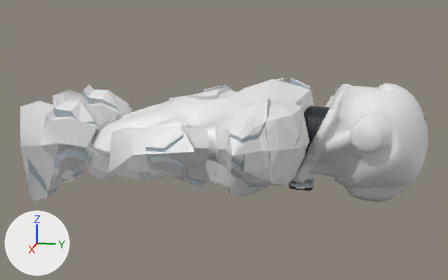
The Blender file docs/art/armor_rework/thunder.blend: old version first, new version second.
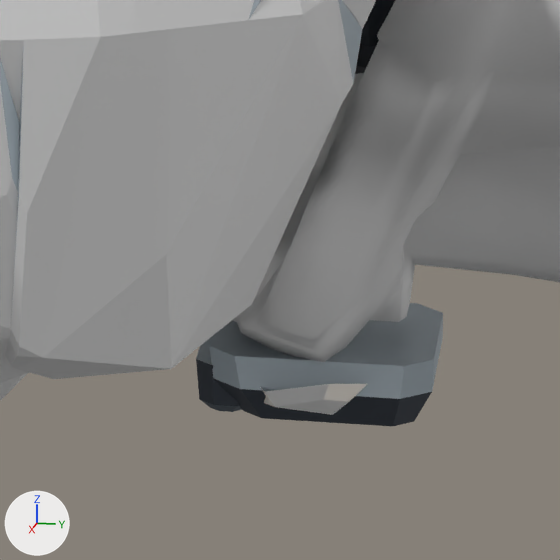
Each version is shown whole from a 50 mm lens placed at (2.943, 1.553, 0.688), pointed at (0.001, 0.965, -0.047), then close up on the part from 60% to 73% of the width and 52% to 73% of the height. The axes (+X, +Y, +Z) are drawn at lower left. The lights are the same throughout. The older version's two pictures come first.

In view in the first close-up: 'ArmorBody_06', 'ArmorHead_06'.
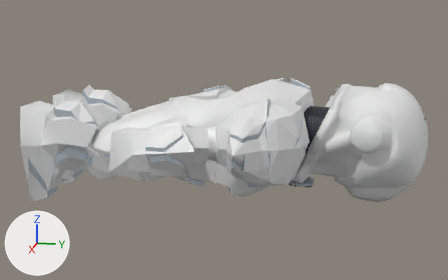
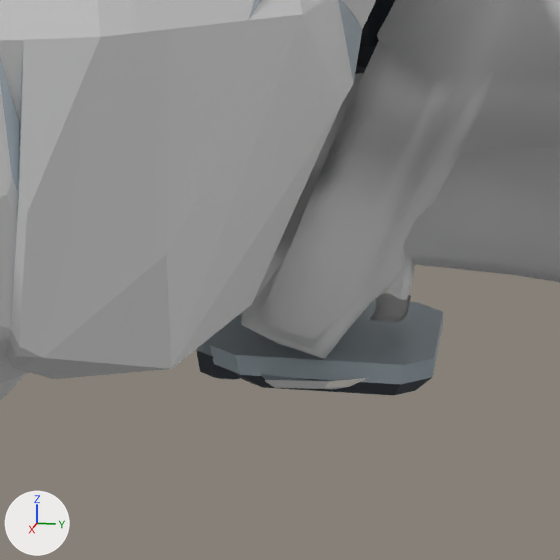
What differs and where, as boxes [x1, y1, x2, y2] in the close-ups (560 x 560 px; the box of a moved part takes in the faces that stretch with it):
'ArmorHead_06', reshaped: before [196, 0, 560, 426]; after [196, 0, 560, 395]
part 1 of me_thunder_sw2_fitted_head, moved or reshaped: before [209, 303, 443, 426]; after [209, 300, 443, 395]
part 2 of me_thunder_sw2_fitted_head, moved or reshaped: before [196, 337, 242, 412]; after [196, 337, 240, 380]
part 3 of me_thunder_sw2_fitted_head, moved or reshaped: before [260, 384, 367, 415]; after [261, 374, 367, 389]
part 4 of me_thunder_sw2_fitted_head, moved or reshaped (mostly hidden afterwards): before [232, 259, 415, 362]; after [241, 259, 415, 357]

The edits, one by one:
me_thunder_sw2_fitted_head has 3735 vertices, 5146 faces and spans x -0.286..0.286, y 1.18..1.933, z -0.321..0.256.
me_thunder_sw2_fitted_head is used by ob_armorhead_06; location (0.0, 0.0, 0.0).
me_thunder_sw2_fitted_head part 1: the loose piece of 48 vertices spanning x -0.06..0.06, y 1.301..1.414, z -0.273..-0.234 is scaled about its middle by (1, 1, 0.545), then moved by (0.0, 0.0, 0.009).
me_thunder_sw2_fitted_head part 2: the loose piece of 24 vertices spanning x -0.044..0.044, y 1.294..1.328, z -0.271..-0.243 is scaled about its middle by (1, 1, 0.545), then moved by (0.0, 0.0, 0.011).
me_thunder_sw2_fitted_head part 3: the loose piece of 10 vertices spanning x 0.039..0.086, y 1.323..1.383, z -0.263..-0.236 is scaled about its middle by (1, 1, 0.545), then moved by (0.0, 0.0, 0.007).
me_thunder_sw2_fitted_head part 4: 96 of 3735 vertices moved; they spanned x -0.055..0.055, y 1.294..1.4, z -0.256..-0.207 and now span x -0.055..0.055, y 1.294..1.4, z -0.231..-0.204; mean shift (0.0, 0.0, 0.013); largest move (0.0, 1.356, -0.256) -> (0.0, 1.356, -0.23).
